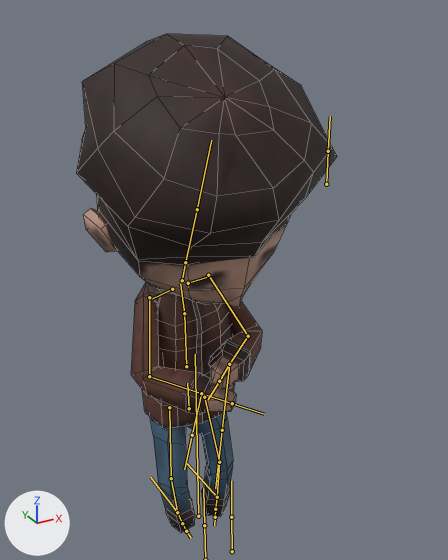
The FBX model Assets/Models/Character/character@animations.fbx: old version first, new version second.
Rendered twice from a 50 mm camera at (-1.19, -2.47, 2.69) aimed at (0.04, -0.24, 1.57). The axes (+X, +Y, +Z) are drawn at lower left. The lights are the same throughout. Both versions are drawn at frame 334 of the action 'armature|armatureAction'; the numbers are the values there. The bones that bend it are drawn over the model as lines. Mesh edges are drawn as thin lines.

The first picture shows 'characterMesh.001'.
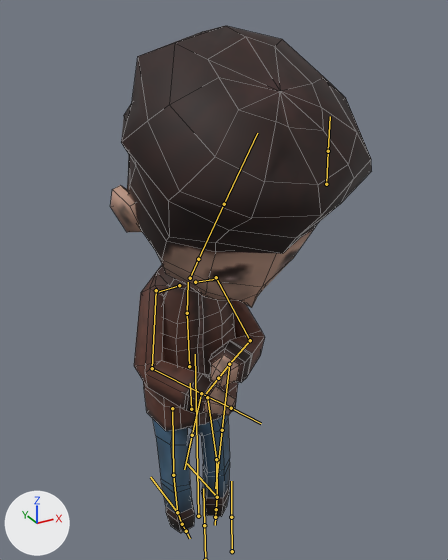
Location of each change, (x1, y1, x2, y2) in pixels of the pictures (448 x 560 px):
'characterMesh.001', posed
    before: (76, 34, 337, 533)
    after: (110, 26, 372, 533)
bone 'hips', root to tip
    before: (189, 408) to (187, 383)
    after: (191, 409) to (190, 383)
bone 'spine', root to tip
    before: (186, 366) to (184, 313)
    after: (189, 366) to (187, 313)
bone 'chest', root to tip
    before: (184, 313) to (180, 284)
    after: (187, 313) to (188, 282)
bone 'head', root to tip
    before: (185, 262) to (197, 209)
    after: (198, 259) to (224, 204)
bone 'upper_arm.L', root to tip
    before: (208, 275) to (248, 336)
    after: (216, 277) to (250, 340)
bone 'forearm.L', root to tip
    before: (248, 336) to (229, 364)
    after: (250, 340) to (229, 364)
bone 'upper_arm.R', root to tip
    before: (149, 297) to (149, 376)
    after: (156, 290) to (152, 368)
bone 'forearm.R', root to tip
    before: (149, 376) to (201, 393)
    after: (152, 368) to (201, 393)
bone 'thigh.L', root to tip
    before: (204, 397) to (219, 462)
    after: (207, 397) to (216, 459)
bone 'shin.L', root to tip
    before: (219, 462) to (217, 497)
    after: (216, 459) to (217, 497)
bone 'thigh.R', root to tip
    before: (169, 407) to (171, 478)
    after: (172, 408) to (173, 475)
bone 'shin.R', root to tip
    before: (171, 478) to (177, 512)
    after: (173, 475) to (177, 512)

Diff of the bpy script that builds the scene:
```diff
--- a/Assets/Models/Character/character@animations.fbx.py
+++ b/Assets/Models/Character/character@animations.fbx.py
@@ bone_hips @@
 bone_hips = bpy.data.objects['armature'].pose.bones['hips']  # child of 'root'
-bone_hips.location = (-0.001, -0.025, -0.096)
+bone_hips.location = (0.0, -0.007, -0.06)
@@ bone_spine @@
 bone_spine = bpy.data.objects['armature'].pose.bones['spine']  # child of 'hips'
-bone_spine.rotation_quaternion = (0.999, -0.04, 0.0, -0.008)  # degrees (-5, 0, -1)
+bone_spine.rotation_quaternion = (0.999, -0.04, 0.0, 0.0)  # degrees (-5, 0, 0)
@@ bone_chest @@
 bone_chest = bpy.data.objects['armature'].pose.bones['chest']  # child of 'spine'
-bone_chest.rotation_quaternion = (0.987, 0.136, 0.0, 0.09)  # degrees (16, -1, 10)
+bone_chest.rotation_quaternion = (0.991, 0.137, 0.0, 0.0)  # degrees (16, 0, 0)
@@ bone_head @@
 bone_head = bpy.data.objects['armature'].pose.bones['head']  # child of 'neck'
-bone_head.rotation_quaternion = (0.994, 0.105, 0.001, 0.0)  # degrees (12, 0, 0)
+bone_head.rotation_quaternion = (0.993, 0.117, 0.0, 0.0)  # degrees (13, 0, 0)
@@ bone_upper_arm_l @@
 bone_upper_arm_l = bpy.data.objects['armature'].pose.bones['upper_arm.L']  # child of 'shoulder.L'
-bone_upper_arm_l.rotation_quaternion = (0.757, 0.522, 0.245, -0.306)  # degrees (62, 44, -17)
+bone_upper_arm_l.rotation_quaternion = (0.774, 0.481, 0.291, -0.292)  # degrees (57, 47, -15)
@@ bone_forearm_l @@
 bone_forearm_l = bpy.data.objects['armature'].pose.bones['forearm.L']  # child of 'upper_arm.L'
-bone_forearm_l.rotation_quaternion = (0.736, 0.662, 0.0, 0.144)  # degrees (83, -11, 12)
+bone_forearm_l.rotation_quaternion = (0.698, 0.699, 0.0, 0.152)  # degrees (89, -12, 13)
@@ bone_upper_arm_r @@
 bone_upper_arm_r = bpy.data.objects['armature'].pose.bones['upper_arm.R']  # child of 'shoulder.R'
-bone_upper_arm_r.rotation_quaternion = (0.776, 0.487, -0.28, 0.287)  # degrees (58, -46, 14)
+bone_upper_arm_r.rotation_quaternion = (0.734, 0.492, -0.271, 0.382)  # degrees (54, -51, 28)
@@ bone_forearm_r @@
 bone_forearm_r = bpy.data.objects['armature'].pose.bones['forearm.R']  # child of 'upper_arm.R'
-bone_forearm_r.rotation_quaternion = (0.82, 0.56, 0.0, -0.122)  # degrees (68, 8, -12)
+bone_forearm_r.rotation_quaternion = (0.839, 0.531, 0.0, -0.116)  # degrees (64, 7, -11)
@@ bone_thigh_l @@
 bone_thigh_l = bpy.data.objects['armature'].pose.bones['thigh.L']  # child of 'hips'
-bone_thigh_l.rotation_quaternion = (0.953, -0.164, 0.252, -0.028)  # degrees (-22, 28, -9)
+bone_thigh_l.rotation_quaternion = (0.961, -0.085, 0.263, 0.001)  # degrees (-11, 30, -3)
@@ bone_shin_l @@
 bone_shin_l = bpy.data.objects['armature'].pose.bones['shin.L']  # child of 'thigh.L'
-bone_shin_l.rotation_quaternion = (0.976, 0.173, 0.0, 0.133)  # degrees (20, -3, 15)
+bone_shin_l.rotation_quaternion = (0.996, 0.067, 0.0, 0.052)  # degrees (8, 0, 6)
@@ bone_thigh_r @@
 bone_thigh_r = bpy.data.objects['armature'].pose.bones['thigh.R']  # child of 'hips'
-bone_thigh_r.rotation_quaternion = (0.988, -0.152, 0.01, 0.03)  # degrees (-17, 2, 3)
+bone_thigh_r.rotation_quaternion = (0.996, -0.084, 0.005, 0.0)  # degrees (-10, 1, 0)
@@ bone_shin_r @@
 bone_shin_r = bpy.data.objects['armature'].pose.bones['shin.R']  # child of 'thigh.R'
-bone_shin_r.rotation_quaternion = (0.973, 0.183, 0.0, -0.141)  # degrees (21, 3, -16)
+bone_shin_r.rotation_quaternion = (0.993, 0.09, 0.0, -0.069)  # degrees (10, 1, -8)
```
